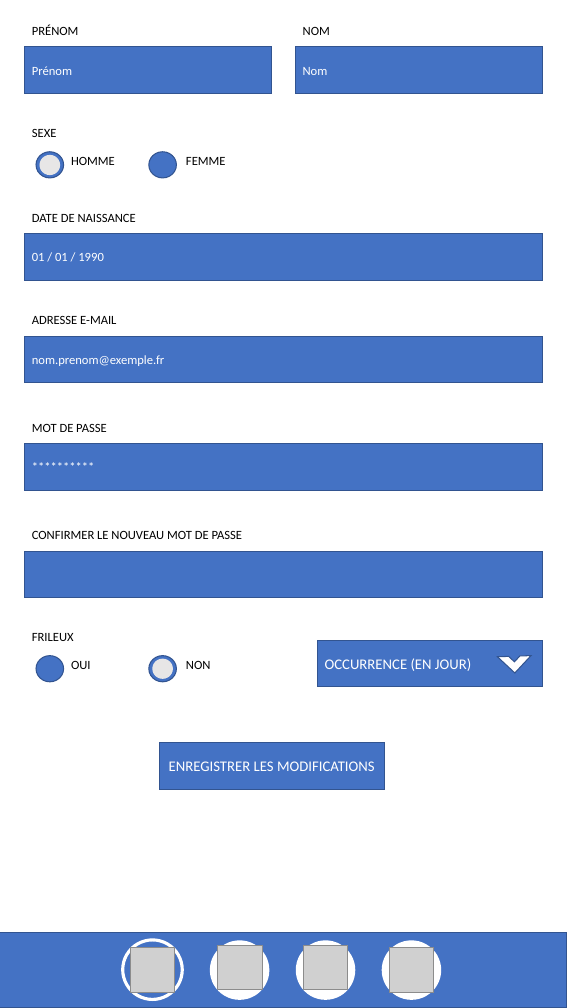
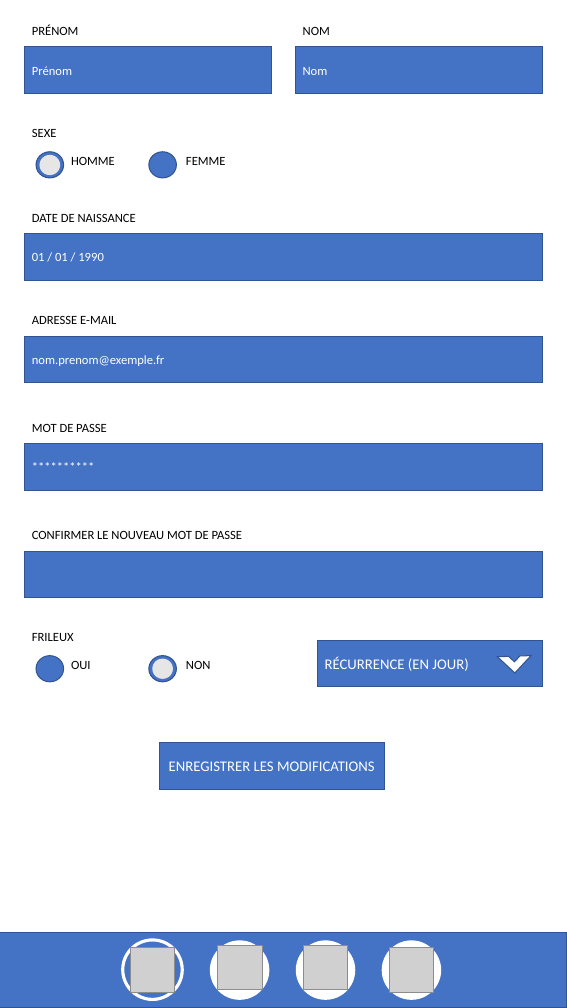
Before and after one commit to loic3357/T-PSP-700, a slide deck: slide 5 of template/app-mockup.pptx. Drawn at 567x1008 pixels with LibreOffice and Linux fonts; fonts in the diff are those of the drawing; grey boxes stand for pictures; background and template pictures are left out. Boxes give left, top, right and bottom in pixels: in the first picture for what was removed or moved away, otherwise in the second. Text is boxed around its words. In the diff, an @@ line names an element or a change of style, - is before the commit and + after.

```diff
--- a/template/app-mockup.pptx
+++ b/template/app-mockup.pptx
@@ text in rectangle at bbox=[325, 656, 468, 671]: text changed @@
-OCCURRENCE (EN JOUR)
+RÉCURRENCE (EN JOUR)
```
Also in this commit, not shown: 3 other files.
